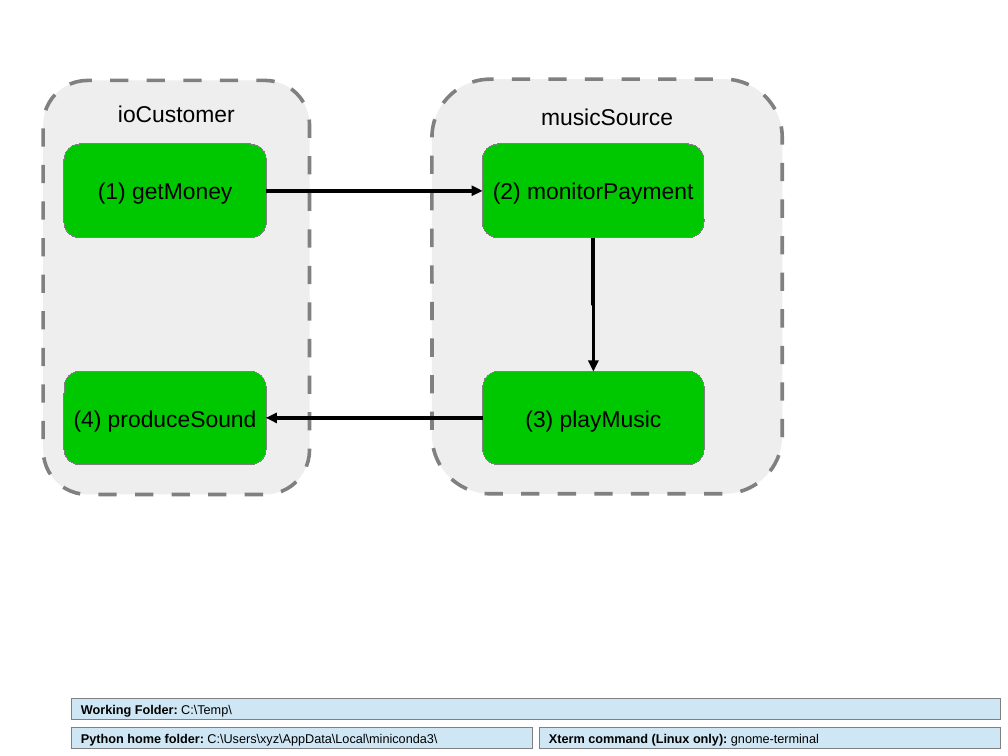
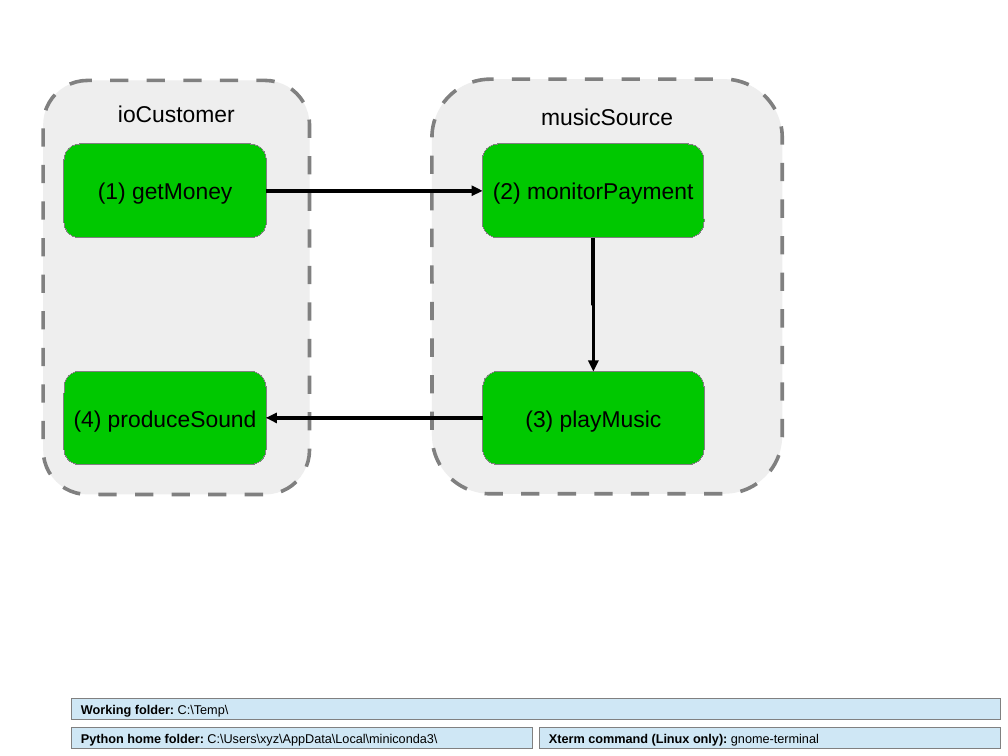
Before and after one commit to GfSE/fas4sysmlv2, a slide deck: slide 3 of src/io/usecase-activity-editor/fas_frontend.odp. Drawn at 1008x756 pixels with LibreOffice and Linux fonts; fonts in the diff are those of the drawing. Boxes give left, top, right and bottom in pixels: in the first picture for what was removed or moved away, otherwise in the second. Text is boxed around its words. In the diff, an @@ line names an element or a change of style, - is before the commit and + after.

```diff
--- a/src/io/usecase-activity-editor/fas_frontend.odp
+++ b/src/io/usecase-activity-editor/fas_frontend.odp
@@ text in rectangle at [81,704,229,717]: text changed @@
-Working Folder: C:\Temp\
+Working folder: C:\Temp\
```
Also in this commit, not shown: 1 other slide changed, 1 other file.
